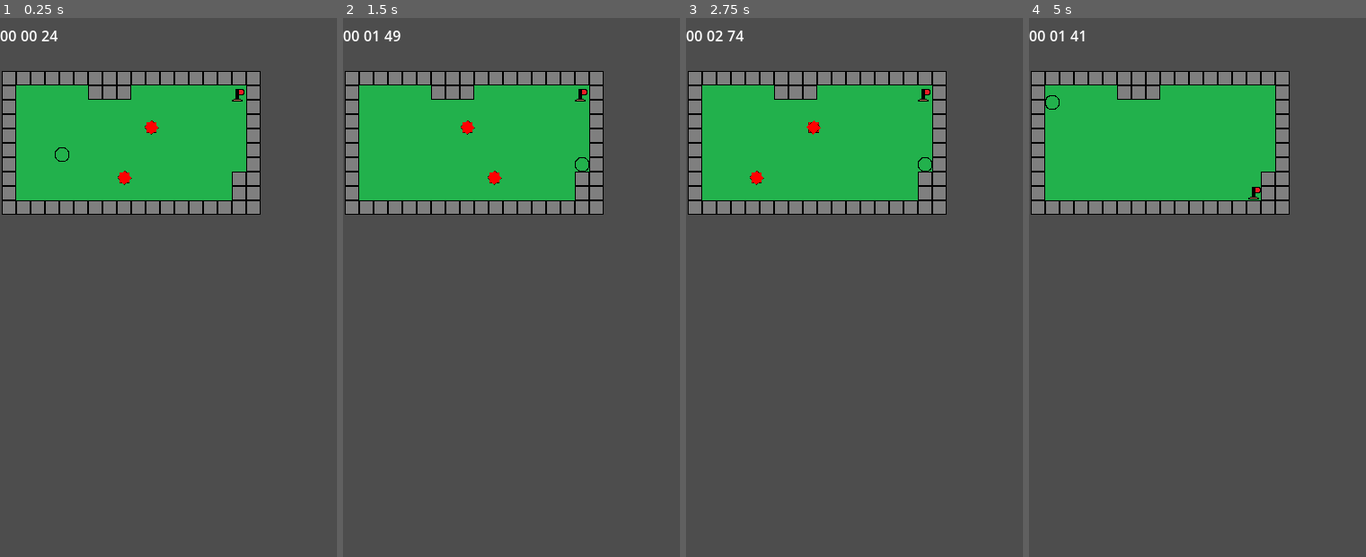
Above: before the commit, frames 1-4 (left to right).
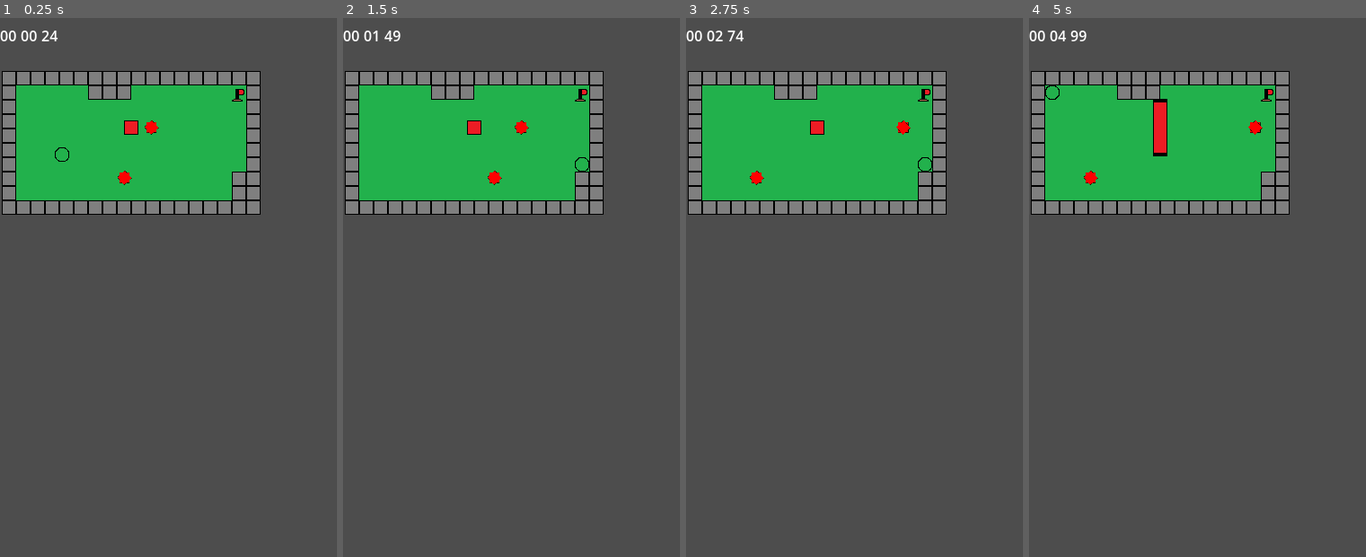
Above: after the commit, the same moments.

Repository: pt80/MobileGame
Game: Godot game, scene res://Scenes/Levels/NeilLevel.tscn
Two runs of this game, one before a commit and one after it. Both use one fixed random seed, a clock stepped at 60 frames per second and the inputs below. This scene is started directly instead of the project's main scene.
Inputs (mouse positions are in pixels of both pictures, inside the frame that each line leads up to):
- Up to frame 1 (0.25 s): no input
- Up to frame 2 (1.5 s): hold D (right) 0.53-1.28 s; hold S (down) from 1.28 s (still down)
- Up to frame 3 (2.75 s): release S (down) at 2.03 s; hold D (right) from 2.03 s (still down)
- Up to frame 4 (5 s): release D (right) at 2.78 s; hold W (up) 2.78-3.5 s; click (1197, 373) at 3.5 s, where only the run before the commit has a clickable "Play"; hold A (left) from 4.28 s (still down)

The runs differ from the first frame. In frame 1, 0.1% of the frame differs, in the area x 36-42%, y 19-22%; in frame 2, 0.2%; in frame 3, 0.2%; in frame 4, 0.8%, in the area x 4-73%, y 2-34%.

Commit message:
added new enemy

Diff:
--- /dev/null
+++ b/Scenes/Characters/StretchEnemy.tscn
@@ -0,0 +1,31 @@
+[gd_scene load_steps=5 format=3 uid="uid://bjbs2hjsa78wg"]
+
+[ext_resource type="Script" path="res://StretchEnemy.gd" id="1_k6i8i"]
+[ext_resource type="Texture2D" uid="uid://ccyssvrlkofb0" path="res://Images/ExtendorEnemy.png" id="2_oprqn"]
+
+[sub_resource type="RectangleShape2D" id="RectangleShape2D_cic2f"]
+size = Vector2(14, 14)
+
+[sub_resource type="RectangleShape2D" id="RectangleShape2D_47dhh"]
+size = Vector2(16, 16)
+
+[node name="StretchEnemy" type="CharacterBody2D"]
+script = ExtResource("1_k6i8i")
+
+[node name="Sprite2D" type="Sprite2D" parent="."]
+texture = ExtResource("2_oprqn")
+
+[node name="CollisionShape2D" type="CollisionShape2D" parent="."]
+shape = SubResource("RectangleShape2D_cic2f")
+
+[node name="Area2D" type="Area2D" parent="."]
+
+[node name="CollisionShape2D" type="CollisionShape2D" parent="Area2D"]
+shape = SubResource("RectangleShape2D_47dhh")
+
+[node name="Timer" type="Timer" parent="."]
+wait_time = 4.0
+autostart = true
+
+[connection signal="body_entered" from="Area2D" to="." method="_on_area_2d_body_entered"]
+[connection signal="timeout" from="Timer" to="." method="_on_timer_timeout"]
--- a/Scenes/Levels/NeilLevel.tscn
+++ b/Scenes/Levels/NeilLevel.tscn
@@ -1,10 +1,11 @@
-[gd_scene load_steps=6 format=3 uid="uid://ck1acwu03j4ca"]
+[gd_scene load_steps=7 format=3 uid="uid://ck1acwu03j4ca"]
 
 [ext_resource type="PackedScene" uid="uid://dtyew16xpmshm" path="res://Scenes/TileMap.tscn" id="2_pj4t5"]
 [ext_resource type="PackedScene" uid="uid://dvxpgcsmxdimr" path="res://Scenes/Characters/MainCharacter.tscn" id="3_py15a"]
 [ext_resource type="PackedScene" uid="uid://bxxibfs63rraq" path="res://Scenes/timer.tscn" id="4_6vhb3"]
 [ext_resource type="PackedScene" uid="uid://d318g2sxt2j03" path="res://Scenes/EndPoint.tscn" id="4_7hid3"]
 [ext_resource type="PackedScene" uid="uid://c4srxovnoowrm" path="res://Scenes/Characters/Enemy.tscn" id="4_jktbs"]
+[ext_resource type="PackedScene" uid="uid://bjbs2hjsa78wg" path="res://Scenes/Characters/StretchEnemy.tscn" id="6_x2in8"]
 
 [node name="NeilLevel" type="Node2D"]
 
@@ -23,3 +24,6 @@
 
 [node name="Enemy" parent="TileMap" instance=ExtResource("4_jktbs")]
 position = Vector2(210, 63)
+
+[node name="StretchEnemy" parent="TileMap" instance=ExtResource("6_x2in8")]
+position = Vector2(144, 63)
--- a/Scripts/LevelInfo.gd
+++ b/Scripts/LevelInfo.gd
@@ -3,16 +3,18 @@
 var CurrentLevel = 0
 
 var Metadata = [
-	{'name': "DakotaLevel",
-	'scene': "res://Scenes/Levels/DakotaLevel.tscn",
-	'image': "res://Images/LevelImage.png",
-	'high score': 9999,
-	'unlocked': true
+	{
+		'name': "DakotaLevel",
+		'scene': "res://Scenes/Levels/DakotaLevel.tscn",
+		'image': "res://Images/LevelImage.png",
+		'high score': 9999,
+		'unlocked': true
 	},
-	{'name': "NeilLevel",
+	{
+		'name': "NeilLevel",
 		'scene': "res://Scenes/Levels/NeilLevel.tscn",
 		'image': "res://Images/MainMenuBackground.png",
 		'high score': 9999,
-		'unlocked': false
+		'unlocked': true
 	}
 ]
--- /dev/null
+++ b/StretchEnemy.gd
@@ -0,0 +1,27 @@
+extends CharacterBody2D
+
+@export var Rate: int = 1
+
+@onready var timer = $Timer
+var actionable = true
+
+#func _ready():
+	#timer.wait_time = Rate
+	#var StretchTween = create_tween()
+	#StretchTween.tween_property(self,"scale", Vector2(1,4),Rate)
+	#StretchTween.tween_property(self,"scale", Vector2(1,1),Rate)
+	#StretchTween.tween_property(self,"scale", Vector2(4,1),Rate)
+	#StretchTween.tween_property(self,"scale", Vector2(1,1),Rate)
+
+func _on_area_2d_body_entered(body):
+	if body.name == "MainCharacter":
+		body.Death()
+
+
+func _on_timer_timeout():
+	print('stretch')
+	var StretchTween = create_tween()
+	StretchTween.tween_property(self,"scale", Vector2(1,4),Rate)
+	StretchTween.tween_property(self,"scale", Vector2(1,1),Rate)
+	StretchTween.tween_property(self,"scale", Vector2(4,1),Rate)
+	StretchTween.tween_property(self,"scale", Vector2(1,1),Rate)
Binary file added: Images/ExtendorEnemy.png
Not shown, added: Images/ExtendorEnemy.png.import
